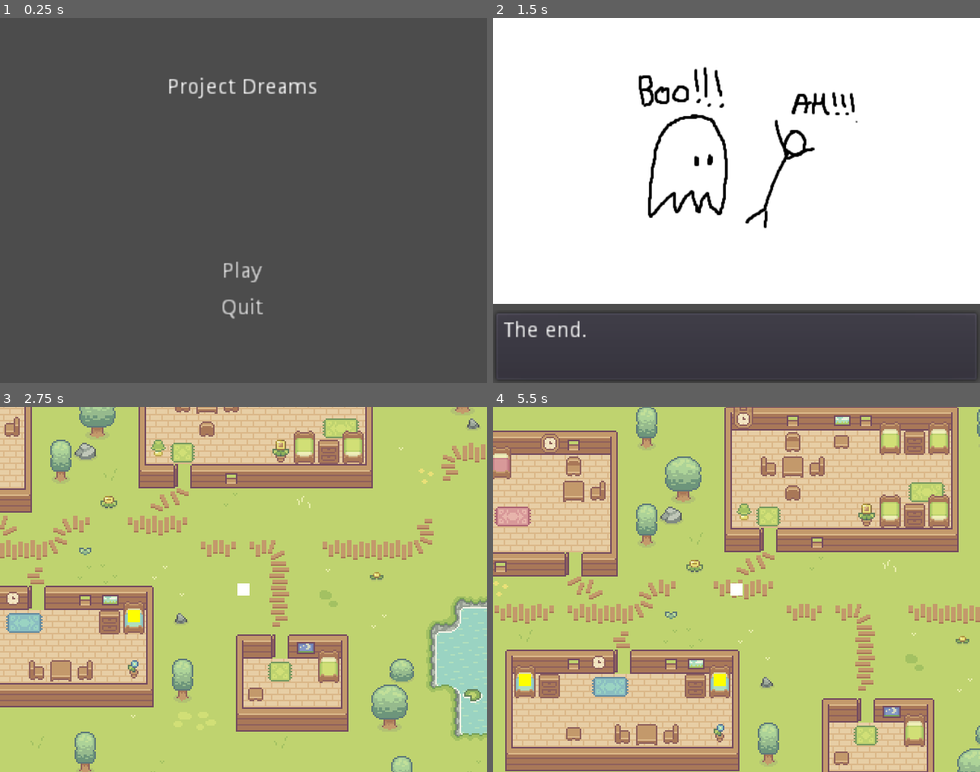
Above: before the commit, frames 1-4 (two rows, left to right).
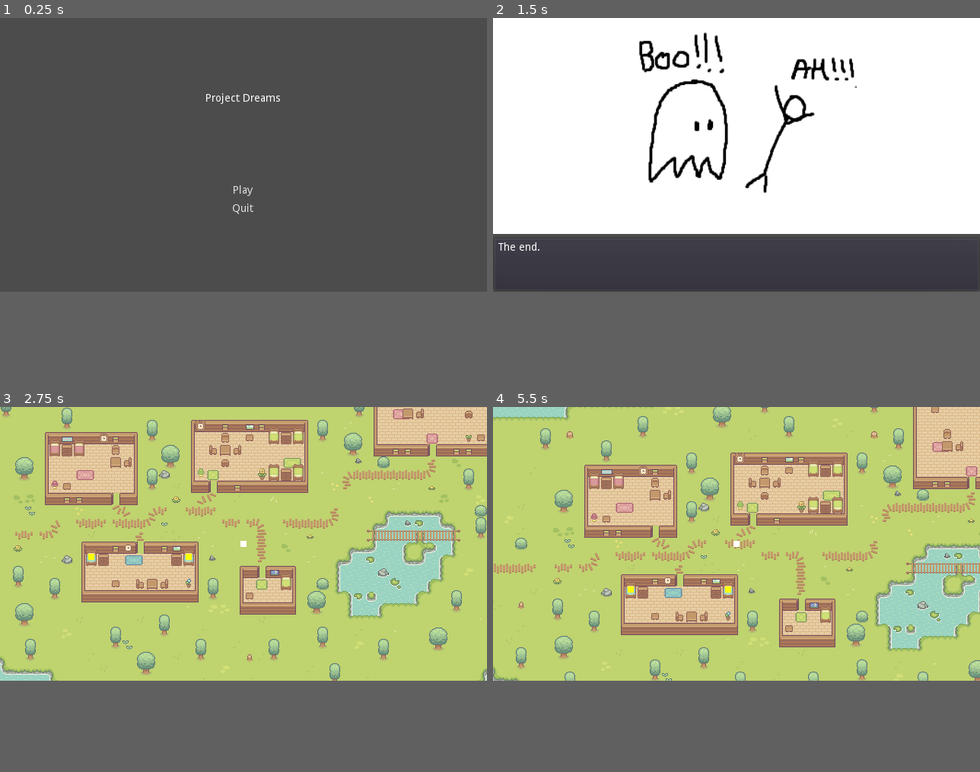
Above: after the commit, the same moments.

Repository: ZeeHatcher/project-dreams
Game: Godot game, scene res://scenes/main_menu/main_menu.tscn
The game is run twice, just before and just after one commit, with the same random seed, the same clock (stepped at 60 frames per second) and the same inputs.
Inputs (mouse positions are in pixels of both pictures, inside the frame that each line leads up to):
- Up to frame 1 (0.25 s): no input
- Up to frame 2 (1.5 s): click "Play" at 0.5 s; tap Enter at 1.25 s; move the mouse to (843, 182) at 1.27 s; hold D (move_right) from 1.28 s (still down); hold Space (interact) from 1.28 s (still down); click (843, 182) at 1.42 s
- Up to frame 3 (2.75 s): move the mouse to (146, 607) at 2.02 s; release D (move_right) at 2.03 s; release Space (interact) at 2.03 s; hold S (move_down) from 2.03 s (still down); tap Space (interact) at 2.1 s
- Up to frame 4 (5.5 s): move the mouse to (785, 509) at 2.77 s; release S (move_down) at 2.78 s; hold D (move_right) 2.78-3.53 s; hold Space (interact) 2.78-3.53 s; move the mouse to (712, 662) at 3.52 s; hold W (move_up) 3.53-4.28 s; tap Space (interact) at 3.6, 5.1 s; click (712, 662) at 3.67 s; move the mouse to (882, 644) at 4.27 s; hold Space (interact) 4.28-5.03 s; hold A (move_left) from 4.28 s (still down); move the mouse to (590, 534) at 5.02 s
The window is 640x480 before the commit and 640x360 after it. Grey fills any space a smaller window leaves; there, only what the larger window draws over its background counts as a difference.

The runs differ from the first frame. In frame 1, 1.1% of the frame differs, in the area x 34-65%, y 16-83%; in frame 2, 42%; in frame 3, 55%; in frame 4, 67%, in the area x 0-100%, y 0-100%.

Commit message:
change window size to 640x360

Diff:
--- a/project.godot
+++ b/project.godot
@@ -30,8 +30,8 @@
 
 [display]
 
-window/size/width=320
-window/size/height=240
+window/size/width=640
+window/size/height=360
 window/stretch/mode="2d"
 window/stretch/aspect="expand"
 
--- a/scenes/main_menu/main_menu.tscn
+++ b/scenes/main_menu/main_menu.tscn
@@ -12,10 +12,10 @@
 anchor_bottom = 1.0
 
 [node name="VBoxContainer" type="VBoxContainer" parent="CenterContainer"]
-margin_left = 110.0
-margin_top = 39.0
-margin_right = 209.0
-margin_bottom = 201.0
+margin_left = 270.0
+margin_top = 99.0
+margin_right = 369.0
+margin_bottom = 261.0
 
 [node name="MarginContainer" type="MarginContainer" parent="CenterContainer/VBoxContainer"]
 margin_right = 99.0
